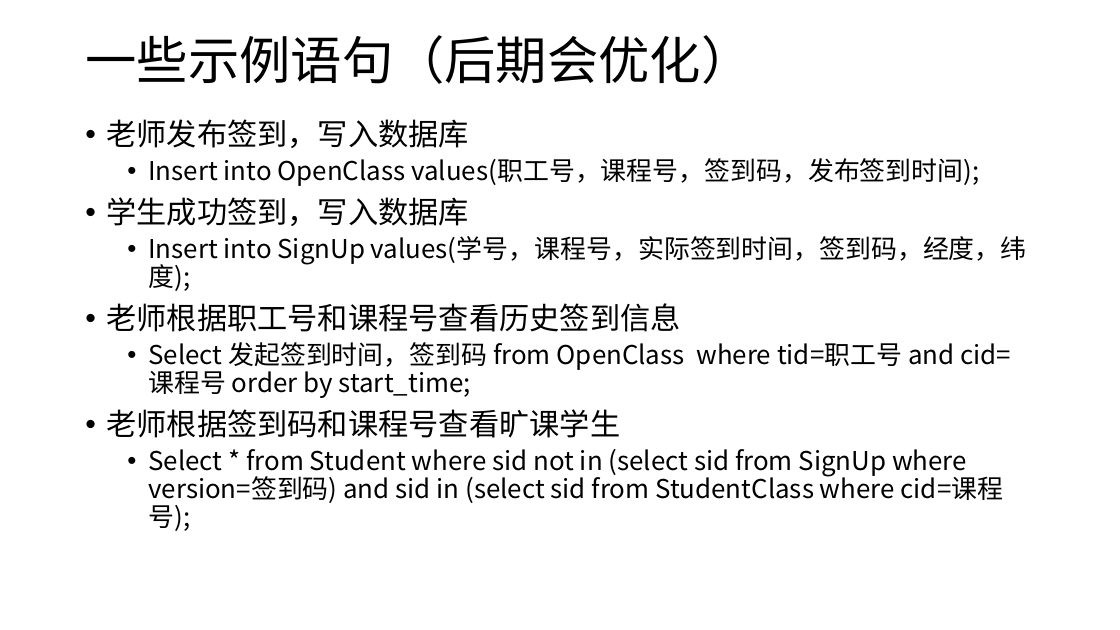
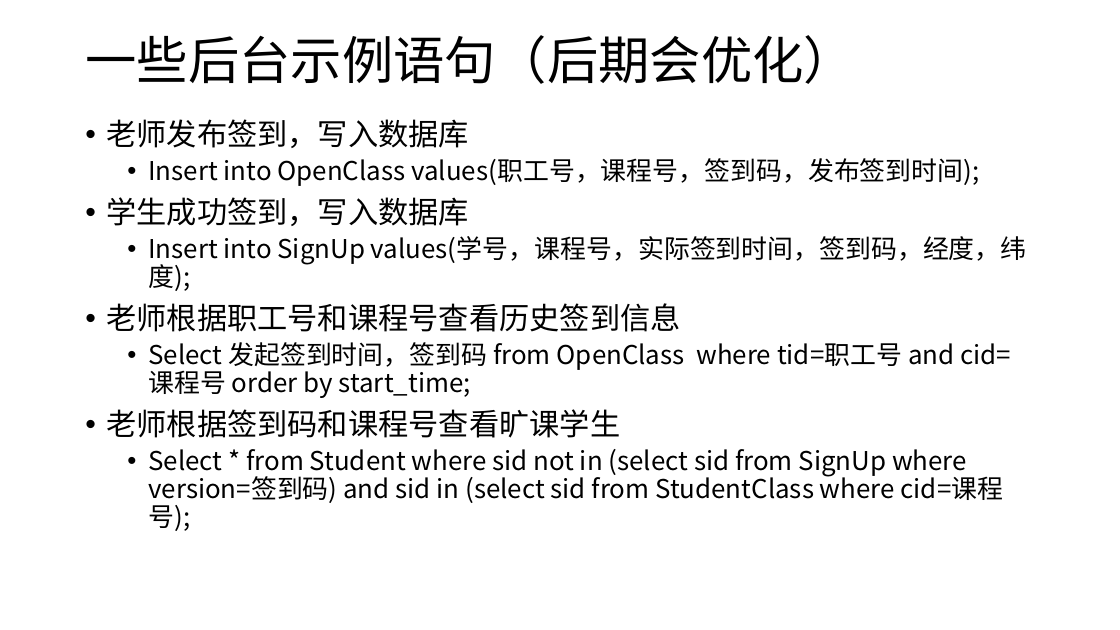
Before and after one commit to emptyskz1564/dbtask, a slide deck: slide 16 of 数据库期末设计.pptx. Drawn at 1120x630 pixels with LibreOffice and Linux fonts; fonts in the diff are those of the drawing. Boxes give left, top, right and bottom in pixels: in the first picture for what was removed or moved away, otherwise in the second. Text is boxed around its words. In the diff, an @@ line names an element or a change of style, - is before the commit and + after.

Commit message:
web

```diff
--- a/数据库期末设计.pptx
+++ b/数据库期末设计.pptx
@@ title at bbox=[85, 35, 855, 84]: text changed @@
-一些示例语句（后期会优化）
+一些后台示例语句（后期会优化）
```
Also in this commit, not shown: 1 slide added.
